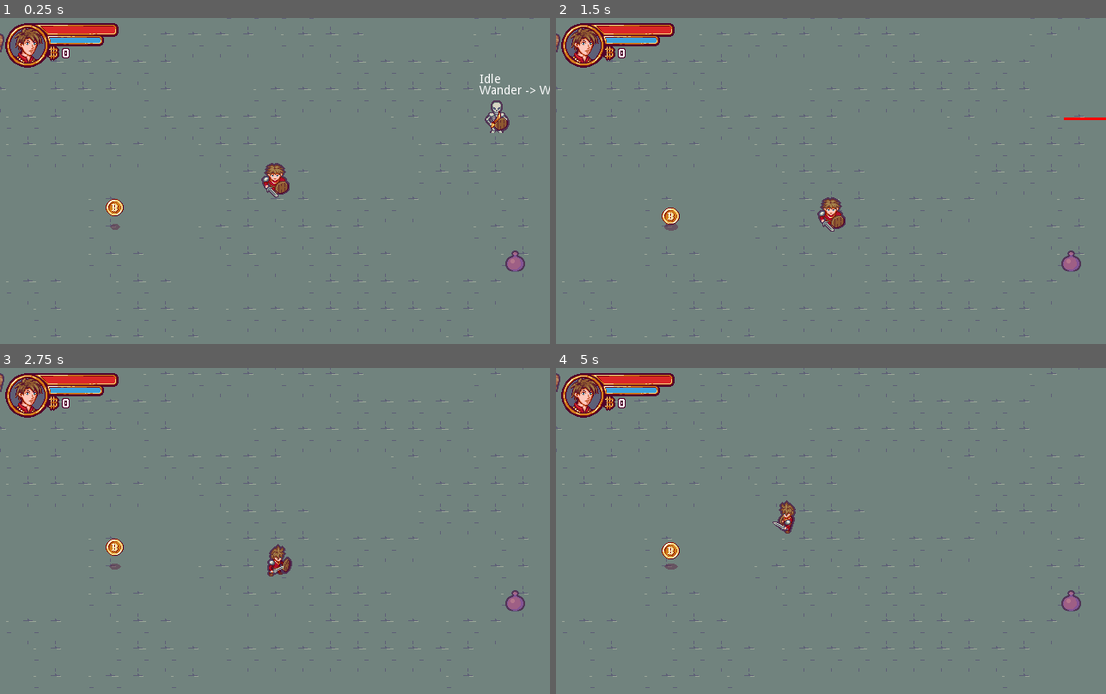
Above: before the commit, frames 1-4 (two rows, left to right).
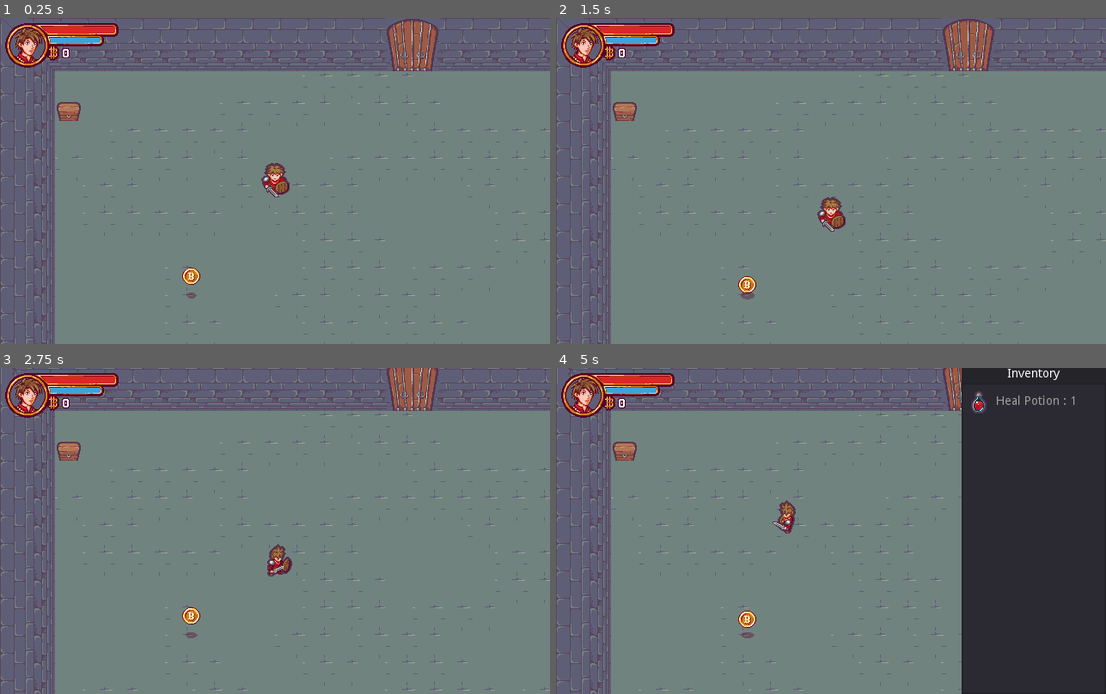
Above: after the commit, the same moments.

Repository: Franofarion/Godot-2D-ZeldIsaac-Tutorial
Game: Godot game, scene res://Scenes/Levels/Level.tscn
Same seed, same stepped clock (60 frames per second), same inputs: the game is played once before the commit and once after it.
Inputs:
- Up to frame 1 (0.25 s): no input
- Up to frame 2 (1.5 s): tap Enter (ui_accept) at 0.5, 0.77 s; hold Right (ui_right) 0.53-1.28 s; hold Shift (block) 0.53-1.28 s; hold Down (ui_down) from 1.28 s (still down); tap Shift (block) at 1.35 s
- Up to frame 3 (2.75 s): tap Enter (ui_accept) at 1.52 s; release Down (ui_down) at 2.03 s; hold Right (ui_right) from 2.03 s (still down); hold Shift (block) from 2.03 s (still down)
- Up to frame 4 (5 s): release Right (ui_right) at 2.78 s; release Shift (block) at 2.78 s; hold Up (ui_up) 2.78-3.53 s; tap Shift (block) at 2.85, 4.35 s; tap Enter (ui_accept) at 3.02, 3.77, 4.52 s; hold Shift (block) 3.53-4.28 s; hold Left (ui_left) from 3.53 s (still down); tap I (inventory) at 4.15 s

The runs differ from the first frame. In frame 1, 24% of the frame differs, in the area x 0-100%, y 0-100%; in frame 2, 24%; in frame 3, 21%; in frame 4, 44%.

Commit message:
inventory ui 1/2

Diff:
--- a/Scenes/Levels/Level.tscn
+++ b/Scenes/Levels/Level.tscn
@@ -18,7 +18,9 @@
 [ext_resource path="res://Scenes/InteractiveObjects/Door/Door.tscn" type="PackedScene" id=16]
 [ext_resource path="res://Scenes/InteractiveObjects/Item/Item.tscn" type="PackedScene" id=17]
 [ext_resource path="res://Resources/ItemData/HP_Potion.tres" type="Resource" id=18]
-[ext_resource path="res://Scenes/UI/Inventory/Inventory.gd" type="Script" id=19]
+[ext_resource path="res://Scenes/UI/Inventory/InventoryDataManager.gd" type="Script" id=19]
+[ext_resource path="res://Scenes/UI/Inventory/Inventory.gd" type="Script" id=20]
+[ext_resource path="res://Scenes/UI/Inventory/InventoryItemList.gd" type="Script" id=21]
 
 [sub_resource type="ConvexPolygonShape2D" id=2]
 points = PoolVector2Array( 32, 32, 0, 32, 0, 0, 32, 0 )
@@ -482,7 +484,7 @@
 script = ExtResource( 14 )
 
 [node name="Character" parent="." instance=ExtResource( 1 )]
-position = Vector2( 409, 272 )
+position = Vector2( 320, 192 )
 
 [node name="Jar" parent="." instance=ExtResource( 3 )]
 position = Vector2( 688, 368 )
@@ -592,9 +594,56 @@
 }
 
 [node name="Inventory" type="Control" parent="UI_Container/UI"]
-margin_right = 40.0
-margin_bottom = 40.0
+anchor_right = 1.0
+anchor_bottom = 1.0
+margin_left = -8.0
+margin_top = -8.0
+margin_right = -8.0
+margin_bottom = -8.0
+script = ExtResource( 20 )
+__meta__ = {
+"_edit_use_anchors_": false
+}
+
+[node name="InventoryDataManager" type="Node" parent="UI_Container/UI/Inventory"]
 script = ExtResource( 19 )
+
+[node name="Panel" type="Panel" parent="UI_Container/UI/Inventory"]
+anchor_left = 1.0
+anchor_right = 1.0
+anchor_bottom = 1.0
+margin_left = 8.0
+margin_top = 8.0
+margin_right = 176.0
+margin_bottom = 8.0
+__meta__ = {
+"_edit_lock_": true,
+"_edit_use_anchors_": false
+}
+
+[node name="VBoxContainer" type="VBoxContainer" parent="UI_Container/UI/Inventory/Panel"]
+anchor_right = 1.0
+anchor_bottom = 1.0
+__meta__ = {
+"_edit_lock_": true,
+"_edit_use_anchors_": false
+}
+
+[node name="Label" type="Label" parent="UI_Container/UI/Inventory/Panel/VBoxContainer"]
+margin_right = 168.0
+margin_bottom = 14.0
+text = "Inventory"
+align = 1
+valign = 1
+
+[node name="ItemList" type="ItemList" parent="UI_Container/UI/Inventory/Panel/VBoxContainer"]
+margin_top = 18.0
+margin_right = 168.0
+margin_bottom = 380.0
+size_flags_vertical = 3
+script = ExtResource( 21 )
+
+[node name="Tween" type="Tween" parent="UI_Container/UI/Inventory"]
 
 [node name="ItemFactory" type="Node2D" parent="."]
 script = ExtResource( 12 )
@@ -609,3 +658,6 @@
 [node name="Item" parent="." instance=ExtResource( 17 )]
 position = Vector2( 816, 323 )
 item_data = ExtResource( 18 )
+
+[connection signal="item_added" from="UI_Container/UI/Inventory/InventoryDataManager" to="UI_Container/UI/Inventory/Panel/VBoxContainer/ItemList" method="_on_InventoryDataManager_item_added"]
+[connection signal="item_removed" from="UI_Container/UI/Inventory/InventoryDataManager" to="UI_Container/UI/Inventory/Panel/VBoxContainer/ItemList" method="_on_InventoryDataManager_item_removed"]
--- a/Scenes/UI/Inventory/Inventory.gd
+++ b/Scenes/UI/Inventory/Inventory.gd
@@ -1,73 +1,45 @@
 extends Control
 class_name Inventory
 
-var item_list : Array = []
+onready var tween = $Tween
+onready var panel = $Panel
+onready var hidden_position = rect_position
+onready var visible_position = hidden_position - panel.rect_size * Vector2.RIGHT
 
-class ItemAmount:
-	var amount : int = 0
-	var item : ItemData = null
+var hidden := true setget set_hidden, is_hidden
 
-	func _init(_amount: int, _item: ItemData) -> void:
-		amount = _amount
-		item = _item
 
+signal hidden_changed(value)
+
+### ACCESSORS ###
+
+func set_hidden(value: bool) -> void:
+  if value != hidden:
+    hidden = value
+    emit_signal("hidden_changed", hidden)
+func is_hidden() -> bool: return hidden
 
 ### BUILT-IN ###
 
 func _ready() -> void:
-	var __ = EVENTS.connect("object_collected", self, "_on_EVENTS_object_collected")
-
+  var __ = connect("hidden_changed", self, "_on_hidden_changed")
 
 
 ### LOGIC ###
-
-func _append_item(item: ItemData, amount: int = 1) -> void:
-	var item_amount_id = _find_item_id(item)
-
-	if item_amount_id == -1:
-		item_list.append(ItemAmount.new(amount, item))
-	else :
-		item_list[item_amount_id].amount += amount
-
-
-func _remove_item(item: ItemData, amount: int = 1) -> void:
-	var item_amount_id = _find_item_id(item)
-	if item_amount_id == -1:
-		push_error("%s could not be removed from the list. No itemAmout corresponding was found" % item.item_name)
-	else :
-		item_list[item_amount_id].amount -= amount
-		if item_list[item_amount_id].amount <= 0:
-			item_list.remove(item_amount_id)
-
-
-# finds the position of the ItemAmount corresponding to the given item in the item_list
-# and returns its index, if no ItemAmount corresponds to it returns -1
-func _find_item_id(item: ItemData) -> int:
-	for i in range(item_list.size()):
-		var item_amount = item_list[i]
-		if item_amount.item == item:
-			return i
-	return -1
-
-
-func _print_inventory() -> void:
-	print("--- INVENTORY CONTENT ---")
-	print("")
-
-	for item_amount in item_list:
-		print(item_amount.item.item_name + ' : ' + String(item_amount.amount))
-
-	print("")
-	print("-------------------------")
+func _animation(appear: bool) -> void:
+  var from = rect_position
+  var to = visible_position if appear else hidden_position
+  tween.interpolate_property(self, "rect_position", from, to, 0.7, Tween.TRANS_CUBIC)
+  tween.start()
 
 
 ### INPUTS ###
 
 func _input(_event: InputEvent) -> void:
-	if Input.is_action_just_pressed("inventory"):
-		_print_inventory()
+  if Input.is_action_just_pressed("inventory"):
+    set_hidden(!hidden)
 
 ### SIGNAL RESPONSES ###
-func _on_EVENTS_object_collected(item: Object) -> void:
-	if item is Item:
-		_append_item(item.item_data)
+
+func _on_hidden_changed(_value: bool) -> void:
+  _animation(!hidden)
--- /dev/null
+++ b/Scenes/UI/Inventory/InventoryDataManager.gd
@@ -0,0 +1,74 @@
+extends Node
+class_name InventoryDataManager
+
+var item_list : Array = []
+
+signal item_added(item_amount)
+signal item_removed(item_amount)
+
+### BUILT-IN ###
+
+func _ready() -> void:
+	var __ = EVENTS.connect("object_collected", self, "_on_EVENTS_object_collected")
+
+
+### LOGIC ###
+
+func _append_item(item: ItemData, amount: int = 1) -> void:
+	var item_amount_id = _find_item_id(item)
+	var item_amount = null
+	if item_amount_id == -1:
+		item_amount = ItemAmount.new(amount, item)
+		item_list.append(item_amount)
+	else :
+		item_amount = item_list[item_amount_id]
+		item_amount.amount += amount
+
+	emit_signal("item_added", item_amount)
+
+
+
+func _remove_item(item: ItemData, amount: int = 1) -> void:
+	var item_amount_id = _find_item_id(item)
+	if item_amount_id == -1:
+		push_error("%s could not be removed from the list. No itemAmout corresponding was found" % item.item_name)
+	else :
+		var item_amount = item_list[item_amount_id]
+		item_amount.amount -= amount
+
+		emit_signal("item_removed", item_amount)
+		if item_amount.amount <= 0:
+			item_list.remove(item_amount_id)
+
+
+# finds the position of the ItemAmount corresponding to the given item in the item_list
+# and returns its index, if no ItemAmount corresponds to it returns -1
+func _find_item_id(item: ItemData) -> int:
+	for i in range(item_list.size()):
+		var item_amount = item_list[i]
+		if item_amount.item == item:
+			return i
+	return -1
+
+
+func _print_inventory() -> void:
+	print("--- INVENTORY CONTENT ---")
+	print("")
+
+	for item_amount in item_list:
+		print(item_amount.item.item_name + ' : ' + String(item_amount.amount))
+
+	print("")
+	print("-------------------------")
+
+
+### INPUTS ###
+
+func _input(_event: InputEvent) -> void:
+	if Input.is_action_just_pressed("inventory"):
+		_print_inventory()
+
+### SIGNAL RESPONSES ###
+func _on_EVENTS_object_collected(item: Object) -> void:
+	if item is Item:
+		_append_item(item.item_data)
--- /dev/null
+++ b/Scenes/UI/Inventory/InventoryItemList.gd
@@ -0,0 +1,29 @@
+extends ItemList
+class_name InventoryItemList
+
+func _update_item_display(item_amount: ItemAmount) -> void:
+	var item_id = _find_item_in_list(item_amount)
+	var item_text = "%s : %d" % [item_amount.item.item_name, item_amount.amount]
+
+	if item_id == -1:
+		add_item(item_text, item_amount.item.inventory_texture)
+		item_id = get_item_count() - 1
+		set_item_metadata(item_id, item_amount)
+	else:
+		if item_amount.amount <= 0:
+			remove_item(item_id)
+		else:
+			set_item_text(item_id, item_text)
+
+func _find_item_in_list(item_amount: ItemAmount) -> int:
+	for i in range(get_item_count()):
+		if item_amount == get_item_metadata(i):
+			return i
+	return -1
+
+func _on_InventoryDataManager_item_added(item_amount: ItemAmount):
+	print('1')
+	_update_item_display(item_amount)
+
+func _on_InventoryDataManager_item_removed(item_amount: ItemAmount):
+	pass # Replace with function body.
--- /dev/null
+++ b/Scenes/UI/Inventory/ItemAmount.gd
@@ -0,0 +1,9 @@
+extends Object
+class_name ItemAmount
+
+var amount : int = 0
+var item : ItemData = null
+
+func _init(_amount: int, _item: ItemData) -> void:
+  amount = _amount
+  item = _item
--- a/project.godot
+++ b/project.godot
@@ -89,10 +89,25 @@
 "language": "GDScript",
 "path": "res://Scenes/UI/Inventory/Inventory.gd"
 }, {
+"base": "Node",
+"class": "InventoryDataManager",
+"language": "GDScript",
+"path": "res://Scenes/UI/Inventory/InventoryDataManager.gd"
+}, {
+"base": "ItemList",
+"class": "InventoryItemList",
+"language": "GDScript",
+"path": "res://Scenes/UI/Inventory/InventoryItemList.gd"
+}, {
 "base": "Node2D",
 "class": "Item",
 "language": "GDScript",
 "path": "res://Scenes/InteractiveObjects/Item/Item.gd"
+}, {
+"base": "Object",
+"class": "ItemAmount",
+"language": "GDScript",
+"path": "res://Scenes/UI/Inventory/ItemAmount.gd"
 }, {
 "base": "Resource",
 "class": "ItemData",
@@ -161,7 +176,10 @@
 "EnemyMoveState": "",
 "GoToState": "",
 "Inventory": "",
+"InventoryDataManager": "",
+"InventoryItemList": "",
 "Item": "",
+"ItemAmount": "",
 "ItemData": "",
 "ItemDropWeight": "",
 "ItemFactory": "",
Not shown: 1 places in Scenes/Levels/Level.tscn that only renumber resources
